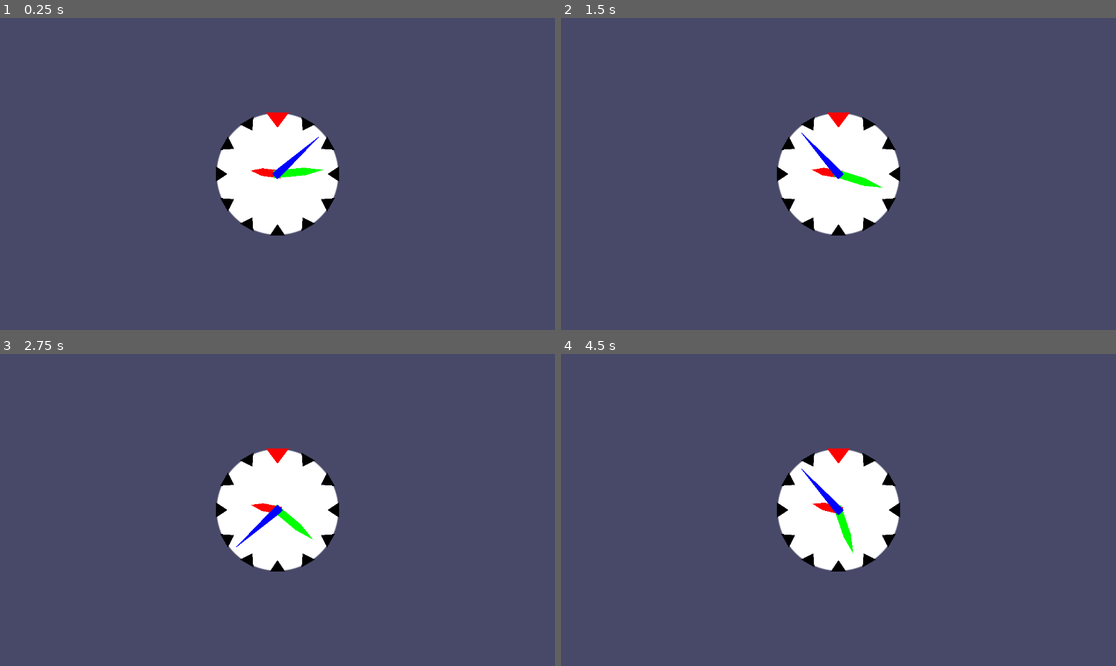
Above: before the commit, frames 1-4 (two rows, left to right).
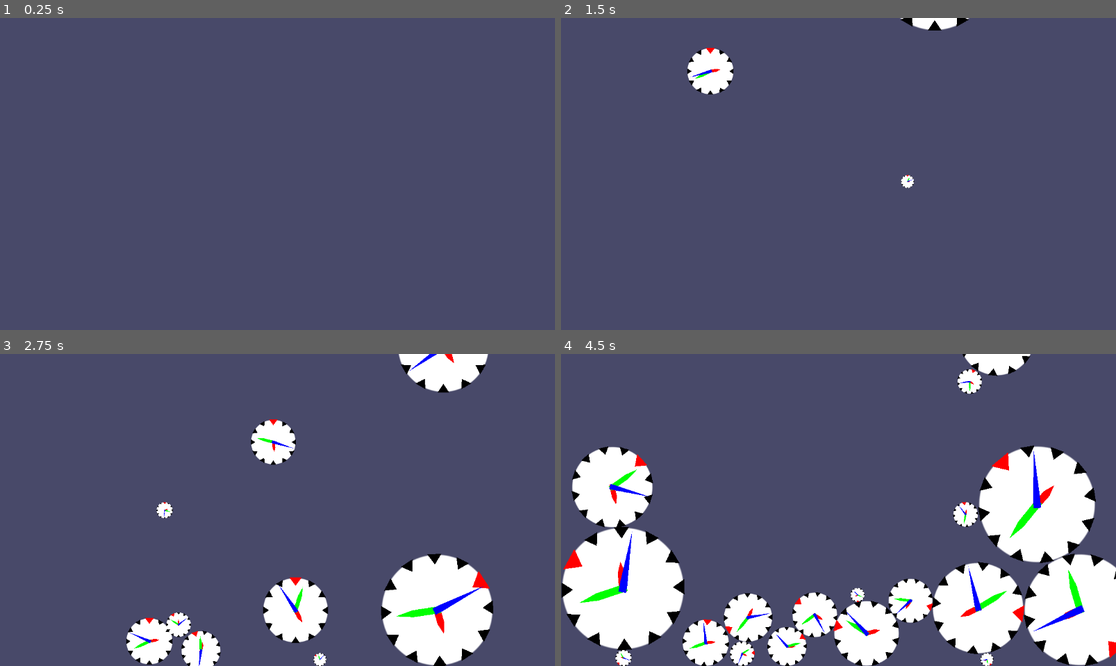
Above: after the commit, the same moments.

Repository: AntonAksyonov-azur/godot-clock
Game: Godot game, scene res://Scenes/Main.tscn
Same seed, same stepped clock (60 frames per second), same inputs: the game is played once before the commit and once after it. Before the commit the project starts from res://Scenes/clock.tscn.
Inputs:
- Up to frame 1 (0.25 s): no input
- Up to frame 2 (1.5 s): no input
- Up to frame 3 (2.75 s): no input
- Up to frame 4 (4.5 s): no input

The runs differ from the first frame. In frame 1, 6.9% of the frame differs, in the area x 38-62%, y 30-70%; in frame 2, 8.3%; in frame 3, 19%; in frame 4, 40%, in the area x 0-100%, y 0-100%.

Commit message:
много часов

Diff:
--- /dev/null
+++ b/Scenes/Main.tscn
@@ -0,0 +1,37 @@
+[gd_scene format=3 uid="uid://brdmoq4rq6jo0"]
+
+[ext_resource type="Script" uid="uid://eou68pin0u5x" path="res://Scripts/Main.gd" id="1_idj7w"]
+[ext_resource type="PackedScene" uid="uid://co16wvmrdnt6p" path="res://Scenes/Clock.tscn" id="1_r150o"]
+
+[sub_resource type="WorldBoundaryShape2D" id="WorldBoundaryShape2D_idj7w"]
+
+[sub_resource type="PhysicsMaterial" id="PhysicsMaterial_idj7w"]
+bounce = 0.25
+
+[sub_resource type="RectangleShape2D" id="RectangleShape2D_idj7w"]
+size = Vector2(1, 1)
+
+[node name="Root" type="Node2D" unique_id=391446286]
+script = ExtResource("1_idj7w")
+clock_scene = ExtResource("1_r150o")
+
+[node name="Bottom" type="Area2D" parent="." unique_id=1619251714]
+position = Vector2(576, 648)
+
+[node name="CollisionShape2D" type="CollisionShape2D" parent="Bottom" unique_id=41578735]
+shape = SubResource("WorldBoundaryShape2D_idj7w")
+
+[node name="Ground" type="StaticBody2D" parent="." unique_id=441136639]
+position = Vector2(576, 712)
+scale = Vector2(1152, 128)
+physics_material_override = SubResource("PhysicsMaterial_idj7w")
+
+[node name="CollisionShape2D" type="CollisionShape2D" parent="Ground" unique_id=740277309]
+shape = SubResource("RectangleShape2D_idj7w")
+
+[node name="Timer" type="Timer" parent="." unique_id=832581335]
+wait_time = 0.2
+autostart = true
+
+[connection signal="body_entered" from="Bottom" to="." method="_on_bottom_body_entered"]
+[connection signal="timeout" from="Timer" to="." method="_on_timer_timeout"]
--- a/Scenes/clock.tscn
+++ b/Scenes/clock.tscn
@@ -14,10 +14,18 @@
 fill_from = Vector2(0.5, 0.5)
 fill_to = Vector2(1, 0.5)
 
-[node name="Clock" type="Node2D" unique_id=805175642]
-position = Vector2(576, 324)
-script = ExtResource("1_s7hhp")
+[sub_resource type="CircleShape2D" id="CircleShape2D_ml741"]
+radius = 128.0
+
+[node name="Clock" type="RigidBody2D" unique_id=863053885 node_paths=PackedStringArray("_collision_shape", "_visualization", "_arm_hour", "_arm_minute", "_arm_second")]
+script = ExtResource("1_ml741")
+_collision_shape = NodePath("CollisionShape2D")
+_visualization = NodePath("Face")
+_arm_hour = NodePath("Face/ArmHour")
+_arm_minute = NodePath("Face/ArmMinute")
+_arm_second = NodePath("Face/ArmSeconds")
 _startTime = 3
+time_scale_min = 1.0
 _timeScale = 180.0
 _startHour = -1
 
@@ -99,3 +107,6 @@
 [node name="ArmSeconds" type="Polygon2D" parent="Face" unique_id=185102527]
 color = Color(0, 0, 1, 1)
 polygon = PackedVector2Array(-8, 8, -8, -8, 0, -120, 8, -8, 8, 8)
+
+[node name="CollisionShape2D" type="CollisionShape2D" parent="." unique_id=1875136663]
+shape = SubResource("CircleShape2D_ml741")
--- /dev/null
+++ b/Scripts/Main.gd
@@ -0,0 +1,53 @@
+extends Node
+
+@export_group("Clock Rain")
+@export var clock_scene: PackedScene
+@export var clock_radius := 128.0
+@export_range(0.1, 1.0) var _clockScaleMin := 0.1
+@export_range(0.1, 1.0) var _clockScaleMax := 1.0
+
+func _ready() -> void:
+	get_window().size_changed.connect(_on_size_changed)
+	_on_size_changed()
+	pass
+
+func _process(delta: float) -> void:
+	pass
+
+func _on_bottom_body_entered(body: Node2D) -> void:
+	body.queue_free()
+
+
+func _on_timer_timeout() -> void:
+	spawn_clock()
+	pass
+
+func _on_size_changed() -> void:
+	var window_size: Vector2i = get_window().size
+	($Bottom as Node2D).position.y = window_size.y + 2.0 * clock_radius
+
+	var ground: Node2D = $Ground as Node2D
+	ground.scale = Vector2(window_size.x, clock_radius)
+	ground.position = Vector2(window_size.x / 2.0, window_size.y + clock_radius / 2.0)
+
+# methods
+func spawn_clock() -> void:
+	# Clock
+	var clock := clock_scene.instantiate() as Clock
+	clock._startTime = Clock.StartTimeMode.RANDOM_TIME
+	clock.setUniformScale(randf_range(_clockScaleMin, _clockScaleMax))
+
+	# Position
+	var window_size: Vector2i = get_window().size
+
+	var minPositionX: float = window_size.x - clock_radius
+	var maxPositionX: float = clock_radius
+	var targetPositionX: float = randf_range(minPositionX, maxPositionX)
+
+	var minPositionY: float = -clock_radius * 4
+	var maxPositionY: float = -clock_radius * 3
+	var targetPositionY: float = randf_range(minPositionY, maxPositionY)
+
+	clock.position = Vector2(targetPositionX, targetPositionY)
+
+	add_child(clock)
--- a/Scripts/clock.gd
+++ b/Scripts/clock.gd
@@ -1,4 +1,5 @@
-extends Node2D
+class_name Clock
+extends RigidBody2D
 
 enum StartTimeMode {
 	SYSTEM_TIME,
@@ -7,8 +8,19 @@
 	OFFSET_TIME
 }
 
+@export_group("Clock Parts")
+@export var _collision_shape := CollisionShape2D
+@export var _visualization := Node2D;
+@export var _arm_hour := Node2D;
+@export var _arm_minute := Node2D;
+@export var _arm_second := Node2D;
+
 @export_group("Clock Mode")
 @export var _startTime := StartTimeMode.SYSTEM_TIME
+
+@export_group("Clock Instances")
+@export var time_scale_min := -10.0
+@export var time_scale_max := 10.0
 @export var _timeScale := 1.0
 
 @export_group("Fixed or Offset Start Time. Doesnt apply for SYSTEM_TIME, RANDOM_TIME")
@@ -24,7 +36,9 @@
 
 # Called when the node enters the scene tree for the first time.
 func _ready() -> void:
-	_currentSeconds = getInitialTime()
+	initializeByMode()
+	_currentSeconds = getInitialTimeByMode()
+
 	updateCurrentTime(0.0)
 	pass
 
@@ -34,7 +48,7 @@
 	pass
 
 #
-func getInitialTime() -> float:
+func getInitialTimeByMode() -> float:
 	if _startTime == StartTimeMode.SYSTEM_TIME:
 		var currentTime: Dictionary = Time.get_time_dict_from_system()
 		var currentSeconds = currentTime["second"] + currentTime["minute"] * 60 + currentTime["hour"] * 3600
@@ -57,9 +71,18 @@
 	else:
 		return 0
 
+func initializeByMode() -> void:
+	if _startTime == StartTimeMode.RANDOM_TIME:
+		_timeScale = randf_range(time_scale_min, time_scale_max)
+	pass
+
 func updateCurrentTime(delta: float) -> void:
 	_currentSeconds += delta * _timeScale
 	_armSeconds.rotation = fmod(_currentSeconds, 60) * TAU / 60.0
 	_armMinute.rotation = fmod(_currentSeconds / 60, 60) * TAU / 60.0
 	_armHour.rotation = fmod(_currentSeconds / 3600, 12) * TAU / 12.0
 	pass
+
+func setUniformScale(scale_factor: float) -> void:
+	_visualization.scale = Vector2(scale_factor, scale_factor)
+	_collision_shape.scale = Vector2(scale_factor, scale_factor)
--- a/project.godot
+++ b/project.godot
@@ -11,7 +11,7 @@
 [application]
 
 config/name="Clock"
-run/main_scene="uid://co16wvmrdnt6p"
+run/main_scene="uid://brdmoq4rq6jo0"
 config/features=PackedStringArray("4.6", "Forward Plus")
 config/icon="res://icon.svg"
 
Not shown: 1 places in Scenes/clock.tscn that only renumber resources
Not shown, added: Scripts/Main.gd.uid
